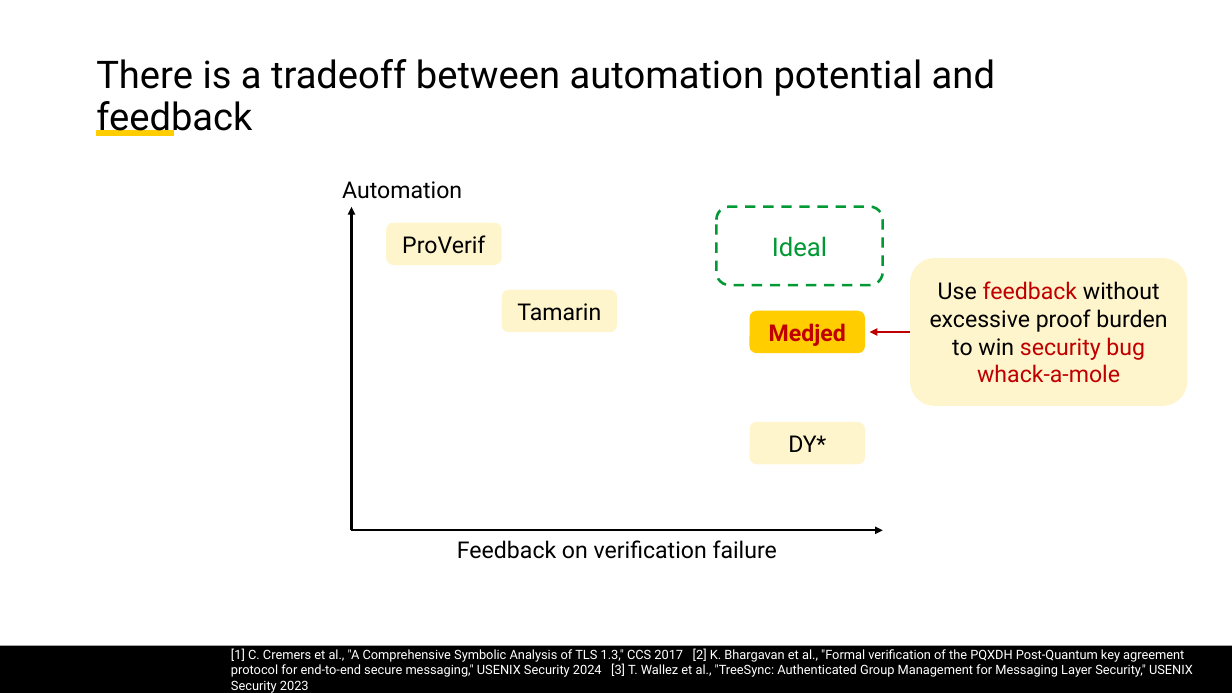
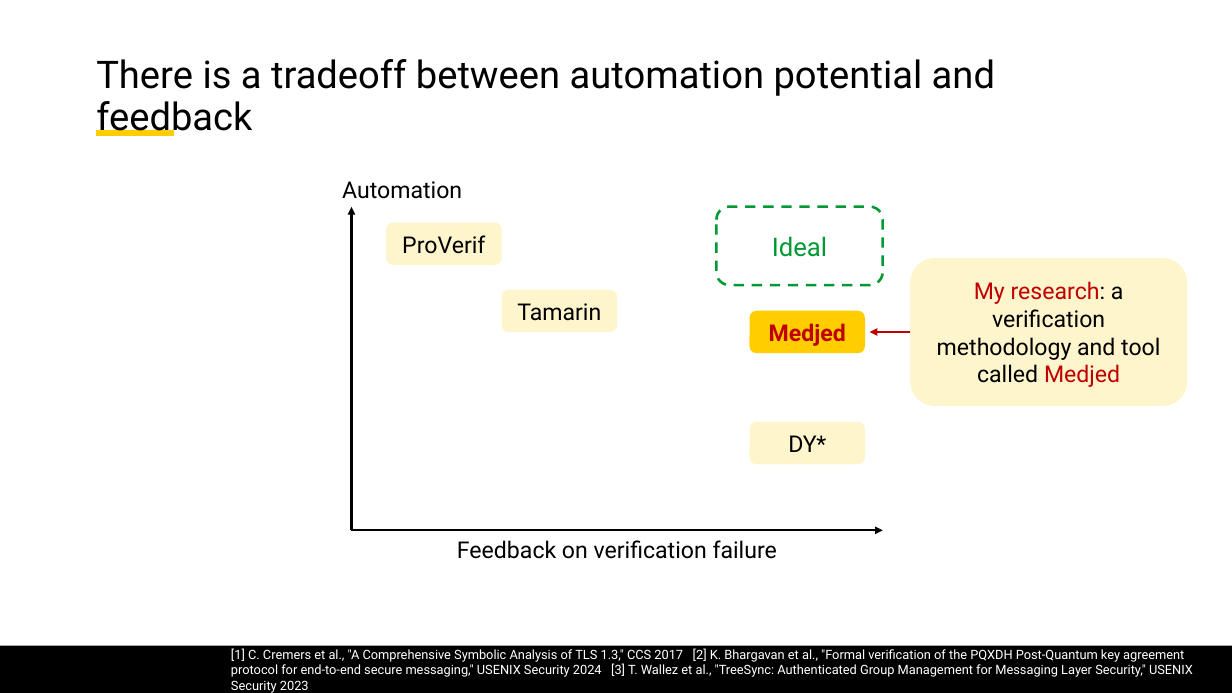
Before and after one commit to lorchrob/graduate_research_symposium, a slide deck: slide 29 of symposium_slides.pptx. Drawn at 1232x693 pixels with LibreOffice and Linux fonts; fonts in the diff are those of the drawing; background and template pictures are left out. Boxes give left, top, right and bottom in pixels: in the first picture for what was removed or moved away, otherwise in the second. Text is boxed around its words. In the diff, an @@ line names an element or a change of style, - is before the commit and + after.

```diff
--- a/symposium_slides.pptx
+++ b/symposium_slides.pptx
@@ text in rounded rectangle at bbox=[937, 281, 1160, 387]: text changed @@
-Use feedback without excessive proof burden to win security bug whack-a-mole
+My research: a verification methodology and tool called Medjed
```
Also in this commit, not shown: 2 other slides changed.
